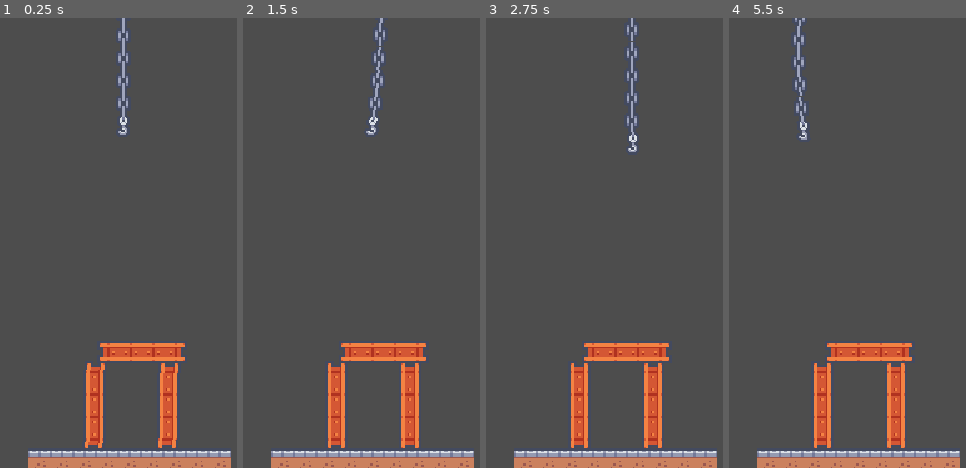
Above: before the commit, frames 1-4 (left to right).
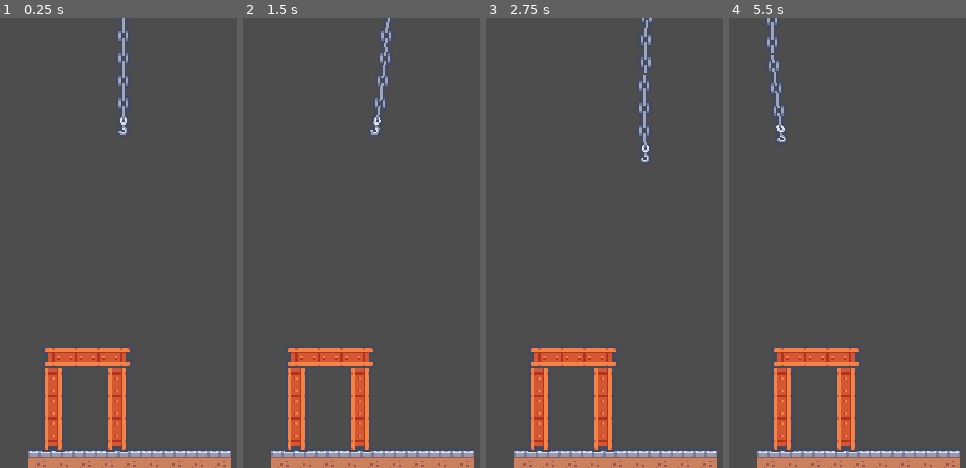
Above: after the commit, the same moments.

Repository: HeadPanda/tower-crane
Game: Godot game, scene res://scenes/main_scenes/level.tscn
The game is run twice, just before and just after one commit, with the same random seed, the same clock (stepped at 60 frames per second) and the same inputs.
Inputs:
- Up to frame 1 (0.25 s): no input
- Up to frame 2 (1.5 s): hold D (move_right) 0.53-1.28 s; tap Space (attach) at 0.6, 1.35 s; hold Ctrl (move_down) from 1.28 s (still down)
- Up to frame 3 (2.75 s): release Ctrl (move_down) at 2.03 s; hold D (move_right) from 2.03 s (still down); tap Space (attach) at 2.1 s
- Up to frame 4 (5.5 s): tap Enter at 2.75 s; release D (move_right) at 2.78 s; hold Shift (move_up) 2.78-3.53 s; tap Space (attach) every 0.75 s from 2.85 to 5.1 s; hold A (move_left) 3.53-5.03 s; hold Ctrl (move_down) from 5.03 s (still down)

The runs differ from the first frame. In frame 1, 7.6% of the frame differs, in the area x 17-79%, y 72-97%; in frame 2, 8.4%; in frame 3, 8.7%, in the area x 17-78%, y 0-97%; in frame 4, 8.6%.

Commit message:
Add base block scene and impact sfx

Diff:
--- /dev/null
+++ b/default_bus_layout.tres
@@ -0,0 +1,27 @@
+[gd_resource type="AudioBusLayout" load_steps=2 format=3 uid="uid://cetssug6dt0jh"]
+
+[sub_resource type="AudioEffectCompressor" id="AudioEffectCompressor_5t1r3"]
+resource_name = "Compressor"
+
+[resource]
+bus/0/volume_db = -1.91476
+bus/0/effect/0/effect = SubResource("AudioEffectCompressor_5t1r3")
+bus/0/effect/0/enabled = true
+bus/1/name = &"SFX"
+bus/1/solo = false
+bus/1/mute = false
+bus/1/bypass_fx = false
+bus/1/volume_db = -7.26851
+bus/1/send = &"Master"
+bus/2/name = &"Music"
+bus/2/solo = false
+bus/2/mute = false
+bus/2/bypass_fx = false
+bus/2/volume_db = -11.9576
+bus/2/send = &"Master"
+bus/3/name = &"Ambience"
+bus/3/solo = false
+bus/3/mute = false
+bus/3/bypass_fx = false
+bus/3/volume_db = -20.3684
+bus/3/send = &"Master"
--- /dev/null
+++ b/scenes/blocks/block.gd
@@ -0,0 +1,18 @@
+class_name Block
+extends RigidBody2D
+
+@export var impact_threshold := 125
+@onready var sfx: AudioStreamPlayer2D = $SFX
+@onready var sfx_timer: Timer = $SFXTimer
+
+
+func _ready() -> void:
+	if sfx.stream and not sfx.playing:
+		sfx.play()
+
+
+func _on_body_entered(body: Node) -> void:
+	if linear_velocity.length() > impact_threshold:
+		if sfx.stream and not sfx.playing and sfx_timer.time_left == 0:
+			sfx_timer.start()
+			sfx.play()
--- a/scenes/blocks/straight_metal_block.tscn
+++ b/scenes/blocks/block.tscn
@@ -1,24 +1,29 @@
-[gd_scene load_steps=4 format=3 uid="uid://c4g6v2v3lify2"]
+[gd_scene load_steps=4 format=3 uid="uid://utmw5fssx0wo"]
 
 [ext_resource type="TileSet" uid="uid://dkg26f43losvb" path="res://resources/tilesets/block_tileset.tres" id="1_7fut1"]
+[ext_resource type="Script" uid="uid://d3nbqs26d5gn6" path="res://scenes/blocks/block.gd" id="1_524ei"]
 
 [sub_resource type="PhysicsMaterial" id="PhysicsMaterial_o0bwp"]
 
-[sub_resource type="RectangleShape2D" id="RectangleShape2D_7fut1"]
-size = Vector2(69, 14)
-
-[node name="StraightMetalBlock" type="RigidBody2D" groups=["Blocks"]]
+[node name="Block" type="RigidBody2D" groups=["Blocks"]]
 collision_layer = 4
 collision_mask = 15
 mass = 2.0
 physics_material_override = SubResource("PhysicsMaterial_o0bwp")
+contact_monitor = true
+max_contacts_reported = 3
 linear_damp = 1.0
 angular_damp = 2.0
+script = ExtResource("1_524ei")
 
 [node name="CollisionShape2D" type="CollisionShape2D" parent="."]
-shape = SubResource("RectangleShape2D_7fut1")
 
 [node name="TileMapLayer" type="TileMapLayer" parent="."]
-position = Vector2(0, 8)
-tile_map_data = PackedByteArray(0, 0, 254, 255, 255, 255, 1, 0, 4, 0, 0, 0, 0, 0, 255, 255, 255, 255, 1, 0, 5, 0, 0, 0, 0, 0, 0, 0, 255, 255, 1, 0, 5, 0, 0, 0, 0, 0, 1, 0, 255, 255, 1, 0, 6, 0, 0, 0, 0, 0)
 tile_set = ExtResource("1_7fut1")
+
+[node name="SFX" type="AudioStreamPlayer2D" parent="."]
+
+[node name="SFXTimer" type="Timer" parent="."]
+one_shot = true
+
+[connection signal="body_entered" from="." to="." method="_on_body_entered"]
--- /dev/null
+++ b/scenes/blocks/metal_block_straight.tscn
@@ -0,0 +1,22 @@
+[gd_scene load_steps=4 format=3 uid="uid://1unhserf3qh8"]
+
+[ext_resource type="PackedScene" uid="uid://utmw5fssx0wo" path="res://scenes/blocks/block.tscn" id="1_ul6sl"]
+[ext_resource type="AudioStream" uid="uid://bwnd02hm5o51i" path="res://assets/audio/COINS_~2.WAV" id="2_a2842"]
+
+[sub_resource type="RectangleShape2D" id="RectangleShape2D_a2842"]
+size = Vector2(67, 14)
+
+[node name="MetalBlockStraight" instance=ExtResource("1_ul6sl")]
+
+[node name="CollisionShape2D" parent="." index="0"]
+position = Vector2(-0.5, -1)
+shape = SubResource("RectangleShape2D_a2842")
+
+[node name="TileMapLayer" parent="." index="1"]
+position = Vector2(0, 8)
+tile_map_data = PackedByteArray(0, 0, 255, 255, 255, 255, 1, 0, 5, 0, 0, 0, 0, 0, 0, 0, 255, 255, 1, 0, 5, 0, 0, 0, 0, 0, 254, 255, 255, 255, 1, 0, 4, 0, 0, 0, 0, 0, 1, 0, 255, 255, 1, 0, 6, 0, 0, 0, 0, 0)
+
+[node name="SFX" parent="." index="2"]
+stream = ExtResource("2_a2842")
+volume_db = -10.0
+bus = &"SFX"
--- a/scenes/crane/chain.tscn
+++ b/scenes/crane/chain.tscn
@@ -7,10 +7,11 @@
 height = 18.0
 
 [node name="Chain" type="RigidBody2D"]
-collision_layer = 2
-collision_mask = 5
+collision_layer = 0
 mass = 0.5
 gravity_scale = 2.0
+contact_monitor = true
+max_contacts_reported = 1
 linear_damp = 1.0
 angular_damp = 2.0
 
--- a/scenes/crane/crane.gd
+++ b/scenes/crane/crane.gd
@@ -3,11 +3,11 @@
 
 
 @export_group("Crane Control")
-@export var speed := 200.0
-@export var acceleration := 50.0
-@export var friction := 900
+@export var speed := 175.0
+@export var acceleration := 75.0
+@export var friction := 800.0
 @export var top_offset := 8
-@export var rotation_amount := 1.0
+@export var rotation_amount := 2.0
 @export var release_delay: float = 0.5
 
 @export_group("Chains")
--- a/scenes/crane/hook.tscn
+++ b/scenes/crane/hook.tscn
@@ -11,6 +11,8 @@
 collision_mask = 5
 mass = 0.5
 gravity_scale = 3.0
+contact_monitor = true
+max_contacts_reported = 1
 linear_damp = 2.5
 angular_damp = 4.0
 
--- a/scenes/main_scenes/level.tscn
+++ b/scenes/main_scenes/level.tscn
@@ -1,8 +1,8 @@
 [gd_scene load_steps=4 format=4 uid="uid://bme2vha657mry"]
 
 [ext_resource type="TileSet" uid="uid://b4dyg6xs3awni" path="res://resources/tilesets/level_tileset.tres" id="1_k2ry8"]
-[ext_resource type="PackedScene" uid="uid://c4g6v2v3lify2" path="res://scenes/blocks/straight_metal_block.tscn" id="2_d028h"]
 [ext_resource type="PackedScene" uid="uid://6dkng1ng3h57" path="res://scenes/crane/crane.tscn" id="2_t0hj8"]
+[ext_resource type="PackedScene" uid="uid://1unhserf3qh8" path="res://scenes/blocks/metal_block_straight.tscn" id="3_t0hj8"]
 
 [node name="Level" type="Node2D"]
 
@@ -17,22 +17,29 @@
 tile_map_data = PackedByteArray("AAAWABMAAQACAAEAAAAVABMAAQACAAEAAAAUABMAAQACAAEAAAATABMAAQACAAEAAAASABMAAQACAAEAAAARAB …(928 unchanged characters)…
 tile_set = ExtResource("1_k2ry8")
 
+[node name="Blocks" type="Node2D" parent="Main"]
+
+[node name="MetalBlockStraight2" parent="Main/Blocks" instance=ExtResource("3_t0hj8")]
+position = Vector2(271, 305)
+rotation = 1.57079
+max_contacts_reported = 5
+
+[node name="MetalBlockStraight3" parent="Main/Blocks" instance=ExtResource("3_t0hj8")]
+position = Vector2(322, 305)
+rotation = 1.57079
+max_contacts_reported = 5
+
+[node name="MetalBlockStraight" parent="Main/Blocks" instance=ExtResource("3_t0hj8")]
+position = Vector2(299, 261)
+max_contacts_reported = 5
+
 [node name="Player" type="Node2D" parent="Main"]
 
 [node name="Crane" parent="Main/Player" instance=ExtResource("2_t0hj8")]
 position = Vector2(328, -231)
 
-[node name="Blocks" type="Node2D" parent="Main"]
+[node name="Foreground" type="Node2D" parent="."]
 
-[node name="Block" parent="Main/Blocks" instance=ExtResource("2_d028h")]
-position = Vector2(304, 305)
-rotation = 1.60247
-
-[node name="Block3" parent="Main/Blocks" instance=ExtResource("2_d028h")]
-position = Vector2(363, 305)
-rotation = 1.60247
-
-[node name="Block2" parent="Main/Blocks" instance=ExtResource("2_d028h")]
-position = Vector2(343, 258)
-
-[node name="Foreground" type="Node2D" parent="."]
+[connection signal="body_shape_entered" from="Main/Blocks/MetalBlockStraight2" to="Main/Blocks/MetalBlockStraight2" method="_on_body_shape_entered"]
+[connection signal="body_shape_entered" from="Main/Blocks/MetalBlockStraight3" to="Main/Blocks/MetalBlockStraight3" method="_on_body_shape_entered"]
+[connection signal="body_shape_entered" from="Main/Blocks/MetalBlockStraight" to="Main/Blocks/MetalBlockStraight" method="_on_body_shape_entered"]
Not shown, added: assets/audio/COINS_~2.WAV.import
Not shown, added: scenes/blocks/block.gd.uid
Not shown, added: assets/audio/COINS_~2.WAV
